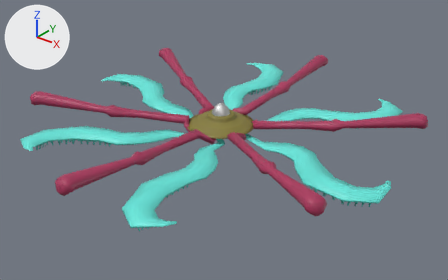
A saved change to the FBX model Quantum Mirror/Assets/Art/3D/Alien_FBX.fbx.
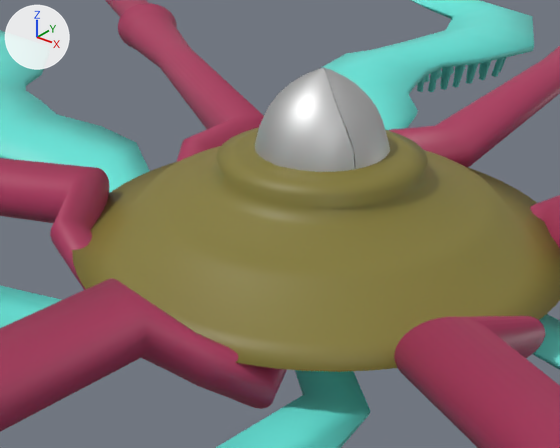
Each version appears first whole from a 50 mm lens placed at (6.91, -8.54, 4.94), pointed at (0.16, -0.1, -0.29), and next in a close-up from a 50 mm lens placed at (1.12, -1.57, 0.9), pointed at (-0.03, -0.13, 0.02). Arrows for +X, +Y and +Z are at upper left; the lights stay in place. Where no turn or scale is listed for an object, it has been applied to the vertices.

Objects in the first close-up: 'Arm', 'Center', 'Finger_L', 'Finger_R', 'Finger_UP', 'Tentacles'.
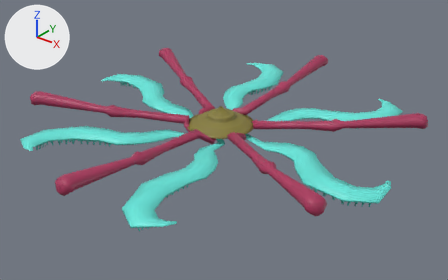
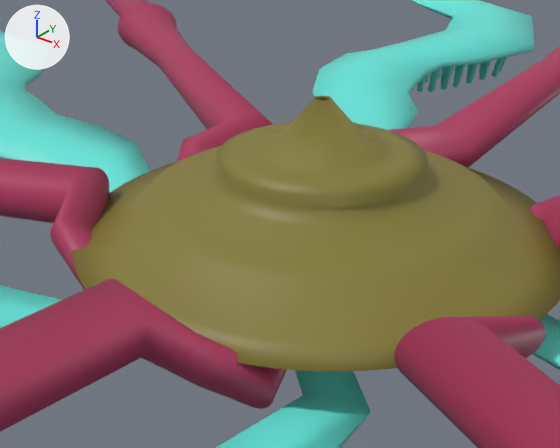
Where the newer file only moved an object's origin or applied its transform, the numbers keep the older frame.

Edits to the bpy script that builds the scene:
```text
Remove ob_finger_r:
    ob_finger_r = bpy.data.objects.new('Finger_R', me_body10_004)
    ob_finger_r.location = (0.149, 0.11, -0.003)
Remove ob_finger_up:
    ob_finger_up = bpy.data.objects.new('Finger_UP', me_body10_003)
    ob_finger_up.location = (0.004, -0.191, 0.0)
Remove ob_finger_l:
    ob_finger_l = bpy.data.objects.new('Finger_L', me_body10)
    ob_finger_l.location = (-0.158, 0.097, -0.001)
```

Location of each change, [x1, y1, x2, y2] in pixels of the close-ups (560 x 448 px):
'Finger_UP', deleted
    before: [255, 68, 355, 172]
'Finger_R', deleted
    before: [324, 68, 390, 169]
'Finger_L', deleted
    before: [258, 67, 325, 130]
